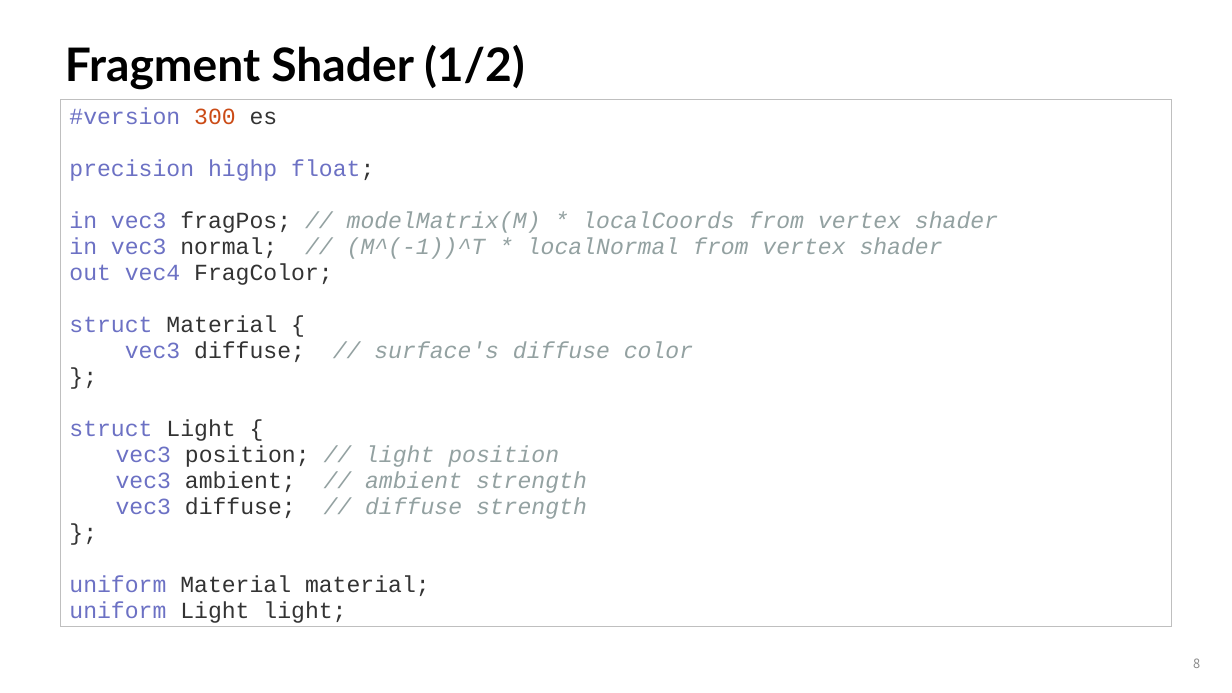
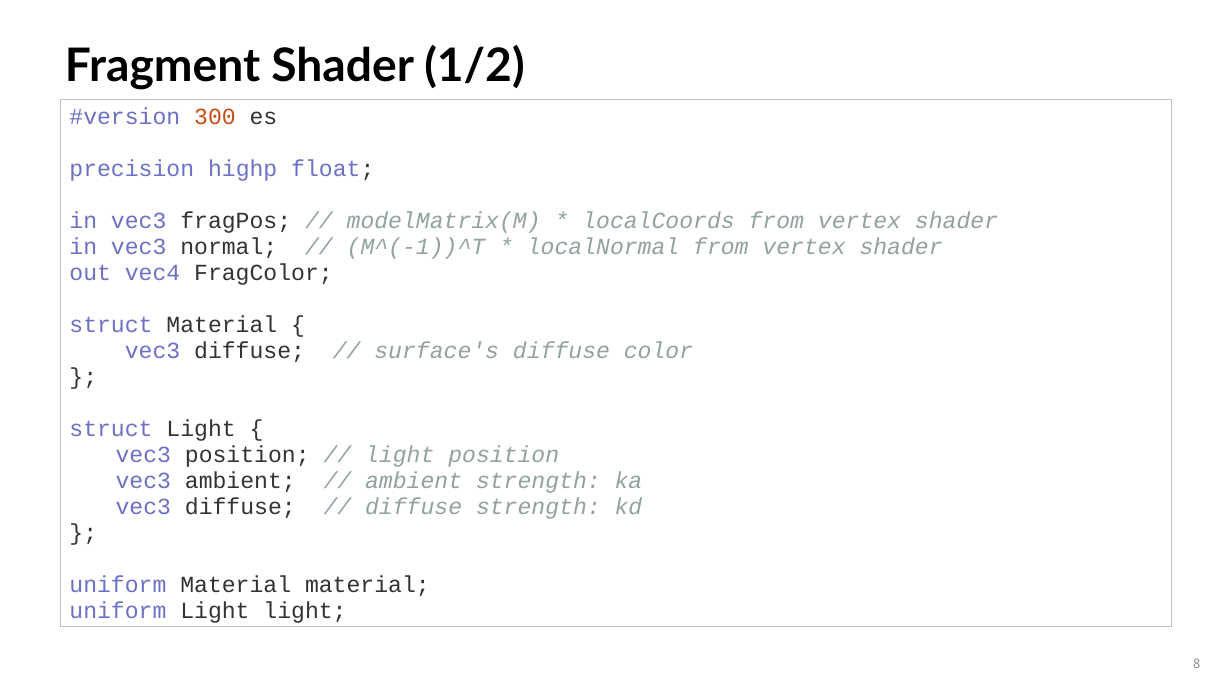
Before and after one commit to enaedong/WebGLDistFork, a slide deck: slide 8 of Notes/07_2_Lighting_2.pptx. Drawn at 1232x693 pixels with LibreOffice and Linux fonts; fonts in the diff are those of the drawing. Boxes give left, top, right and bottom in pixels: in the first picture for what was removed or moved away, otherwise in the second. Text is boxed around its words. In the diff, an @@ line names an element or a change of style, - is before the commit and + after.

Commit message:
2025-04-16-11-08

```diff
--- a/Notes/07_2_Lighting_2.pptx
+++ b/Notes/07_2_Lighting_2.pptx
@@ text in rectangle at [116,471,643,519]: text changed @@
-  vec3 ambient; // ambient strength
-  vec3 diffuse; // diffuse strength
+  vec3 ambient; // ambient strength: ka
+  vec3 diffuse; // diffuse strength: kd
```
Also in this commit, not shown: 2 other slides changed.
